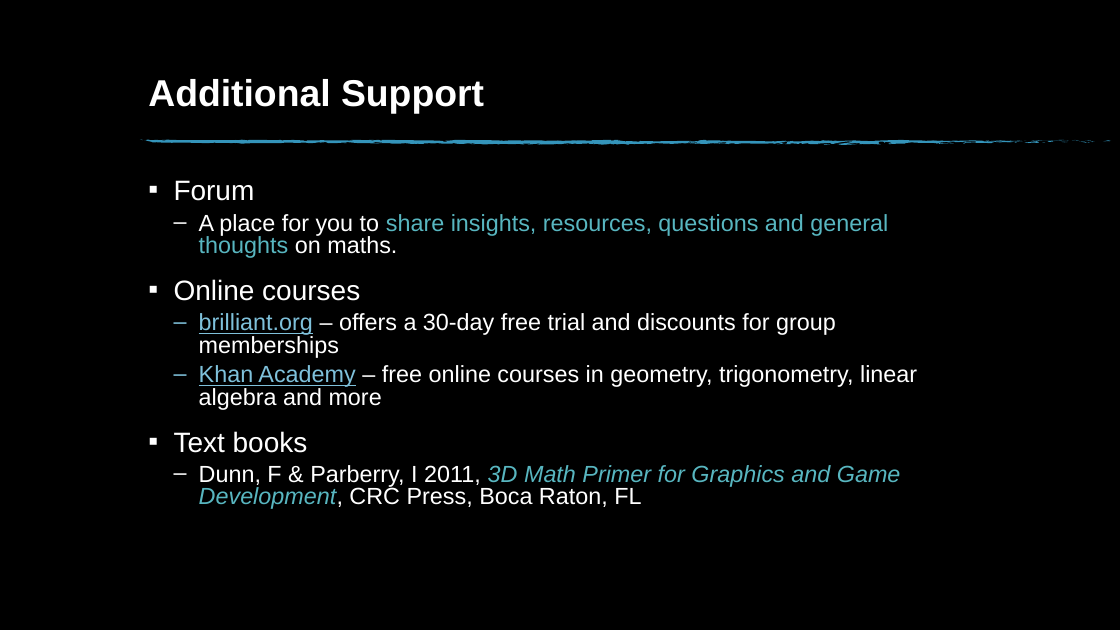
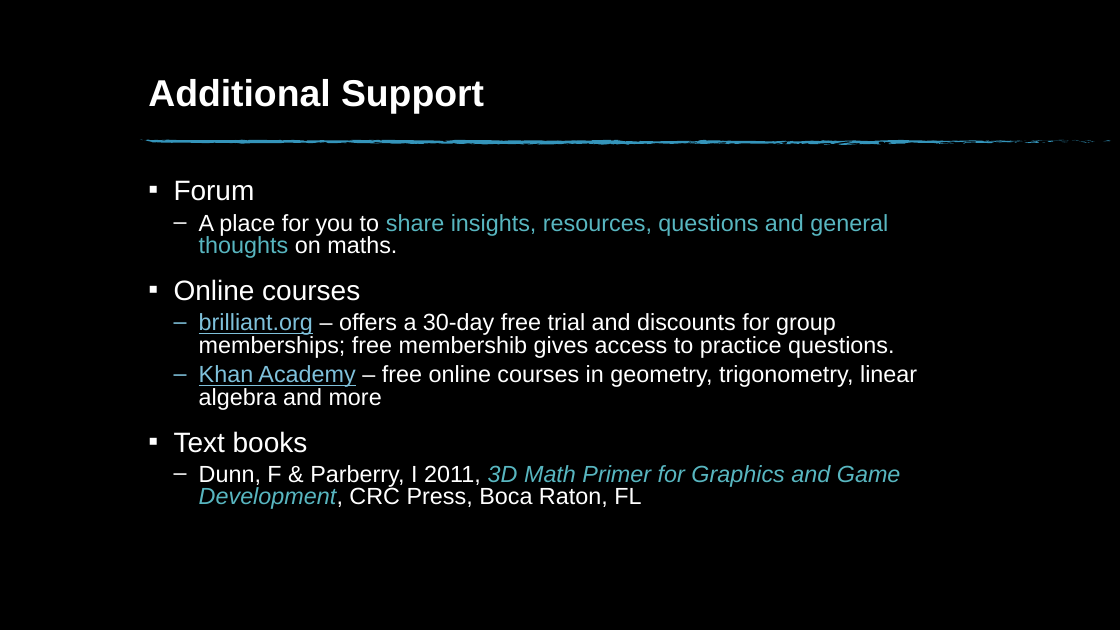
Before and after one commit to Falmouth-Games-Academy/bsc-course-materials, a slide deck: slide 13 of COMP270/01/2020-21-COMP270-01-induction-materials.pptx (slide 12 before the commit). Drawn at 1120x630 pixels with LibreOffice and Linux fonts; fonts in the diff are those of the drawing; background and template pictures are left out. Boxes give left, top, right and bottom in pixels: in the first picture for what was removed or moved away, otherwise in the second. Text is boxed around its words. In the diff, an @@ line names an element or a change of style, - is before the commit and + after.

```diff
--- a/COMP270/01/2020-21-COMP270-01-induction-materials.pptx
+++ b/COMP270/01/2020-21-COMP270-01-induction-materials.pptx
@@ text at <box>199,313,894,358</box>: text changed @@
-  – brilliant.org – offers a 30-day free trial and discounts for group memberships
+  – brilliant.org – offers a 30-day free trial and discounts for group memberships; free membershib gives access to practice questions.
```
Also in this commit, not shown: 5 other slides changed, 3 slides removed, 1 other file.
